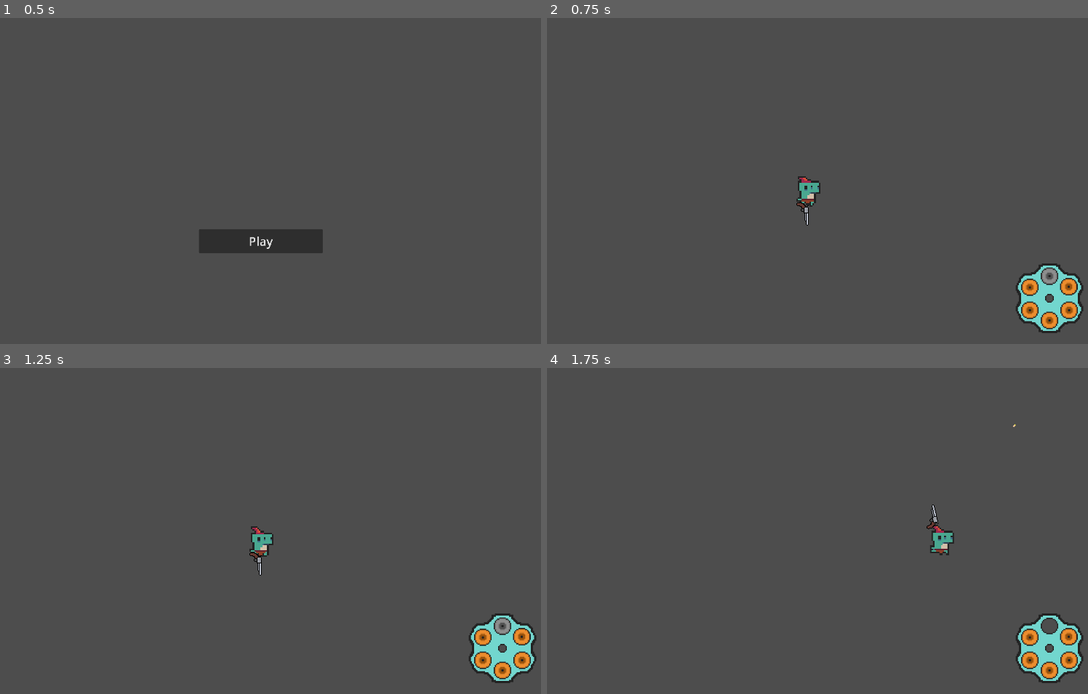
Above: before the commit, frames 1-4 (two rows, left to right).
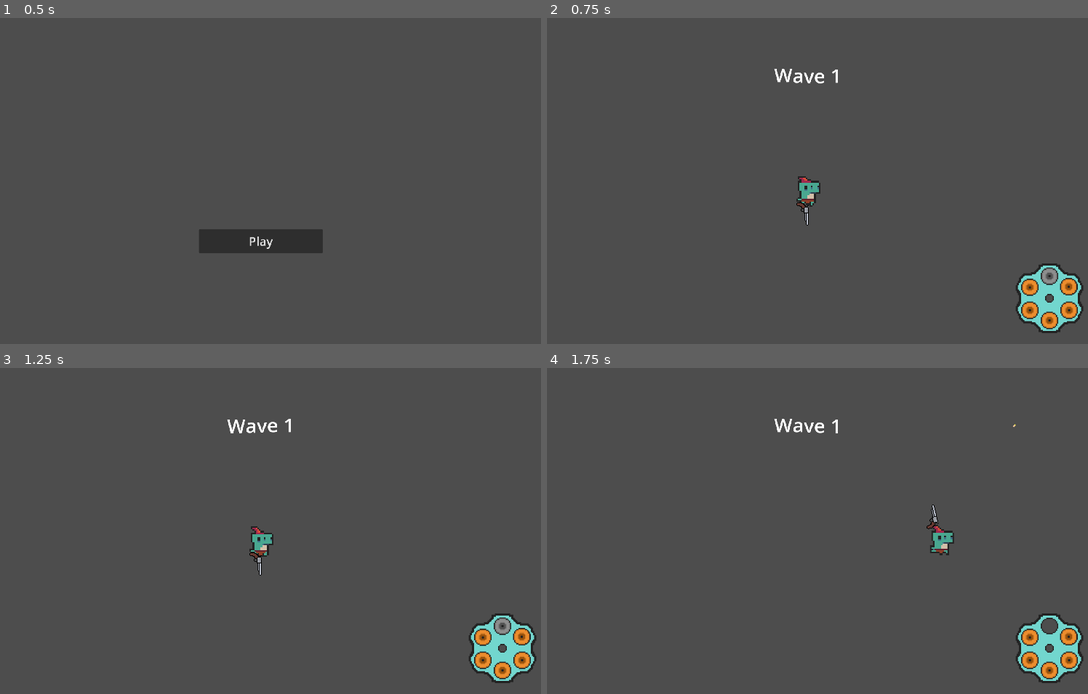
Above: after the commit, the same moments.

Repository: Meemog/GMTK2025
Game: Godot game, scene res://main.tscn
The game is run twice, just before and just after one commit, with the same random seed, the same clock (stepped at 60 frames per second) and the same inputs.
Inputs (mouse positions are in pixels of both pictures, inside the frame that each line leads up to):
- Up to frame 1 (0.5 s): no input
- Up to frame 2 (0.75 s): click "Play" at 0.5 s
- Up to frame 3 (1.25 s): no input
- Up to frame 4 (1.75 s): move the mouse to (936, 514) at 1.27 s; hold D (right) from 1.28 s (still down); tap Space (dash) at 1.35 s; click (936, 514) at 1.42 s

Frame 1 is identical in both runs. In frame 2, 0.2% of the frame differs, in the area x 41-54%, y 15-21%; in frame 3, 0.2%; in frame 4, 0.2%.

Commit message:
added wave counter

Diff:
--- /dev/null
+++ b/main/Scenes/wave_counter.tscn
@@ -0,0 +1,29 @@
+[gd_scene load_steps=2 format=3 uid="uid://cufid62j5hh0t"]
+
+[ext_resource type="Script" uid="uid://bwfy2skuddlcj" path="res://Scripts/wave_counter.gd" id="1_th3gh"]
+
+[node name="WaveCounter" type="Control"]
+layout_mode = 3
+anchors_preset = 15
+anchor_right = 1.0
+anchor_bottom = 1.0
+grow_horizontal = 2
+grow_vertical = 2
+script = ExtResource("1_th3gh")
+
+[node name="MarginContainer" type="MarginContainer" parent="."]
+layout_mode = 1
+anchors_preset = 15
+anchor_right = 1.0
+anchor_bottom = 1.0
+grow_horizontal = 2
+grow_vertical = 2
+theme_override_constants/margin_bottom = 700
+
+[node name="RichTextLabel" type="RichTextLabel" parent="MarginContainer"]
+layout_mode = 2
+theme_override_font_sizes/normal_font_size = 64
+bbcode_enabled = true
+text = "[wave]Wave 1"
+horizontal_alignment = 1
+vertical_alignment = 1
--- a/main/Scripts/bullet.gd
+++ b/main/Scripts/bullet.gd
@@ -20,7 +20,7 @@
 
 func hit(target : Enemy) -> void:
     if target not in has_hit:
-        target.take_damage(damage)
+        target.take_damage(data.damage)
         target.process_knockback(knockback, travel_vector)
         has_hit.append(target)
         data.hit(target)
--- /dev/null
+++ b/main/Scripts/wave_counter.gd
@@ -0,0 +1,35 @@
+extends Control
+
+@onready var rich_text_label: RichTextLabel = $MarginContainer/RichTextLabel
+
+var tween : Tween
+var fade_seconds : float = 0.2
+
+var show_time : float = 4.0
+
+func _ready() -> void:
+    Events.new_round_started.connect(_on_new_round_started)
+    hide()
+
+func fade_in() -> void:
+    if tween:
+        tween.kill()
+
+    #global_position = get_global_mouse_position()
+    tween = create_tween().set_ease(Tween.EASE_OUT).set_trans(Tween.TRANS_CUBIC)
+    tween.tween_callback(show)
+    tween.tween_property(self, "modulate", Color.WHITE, fade_seconds)
+
+func fade_out() -> void:
+    if tween:
+        tween.kill()
+
+    tween = create_tween().set_ease(Tween.EASE_OUT).set_trans(Tween.TRANS_CUBIC)
+    tween.tween_property(self, "modulate", Color.TRANSPARENT, fade_seconds)
+    tween.tween_callback(hide)
+
+func _on_new_round_started(round_num : int) -> void:
+    rich_text_label.text = "[wave]Wave "+str(round_num)
+    fade_in()
+    await get_tree().create_timer(show_time).timeout
+    fade_out()
--- a/main/main.tscn
+++ b/main/main.tscn
@@ -7,6 +7,7 @@
 [ext_resource type="PackedScene" uid="uid://ce8yfchqb6ixj" path="res://Scenes/enemy_spawn_manager.tscn" id="4_7mycd"]
 [ext_resource type="PackedScene" uid="uid://dxrlycp27hmfj" path="res://Scenes/ammo_count.tscn" id="5_272bh"]
 [ext_resource type="PackedScene" uid="uid://8yxh4i3gbno6" path="res://Scenes/update_chamber_overlay.tscn" id="6_272bh"]
+[ext_resource type="PackedScene" uid="uid://cufid62j5hh0t" path="res://Scenes/wave_counter.tscn" id="8_5vw27"]
 
 [node name="Main" type="Node2D"]
 script = ExtResource("1_0xm2m")
@@ -24,4 +25,6 @@
 
 [node name="UpdateChamberOverlay" parent="UiManager" instance=ExtResource("6_272bh")]
 
+[node name="WaveCounter" parent="UiManager" instance=ExtResource("8_5vw27")]
+
 [connection signal="play_btn_clicked" from="UiManager/MainMenu" to="." method="_on_main_menu_play_btn_clicked"]
Not shown: 1 places in main/Scenes/player.tscn that only renumber resources
Not shown, added: main/Scripts/wave_counter.gd.uid
Not shown: 1 places in main/main.tscn that only renumber resources
